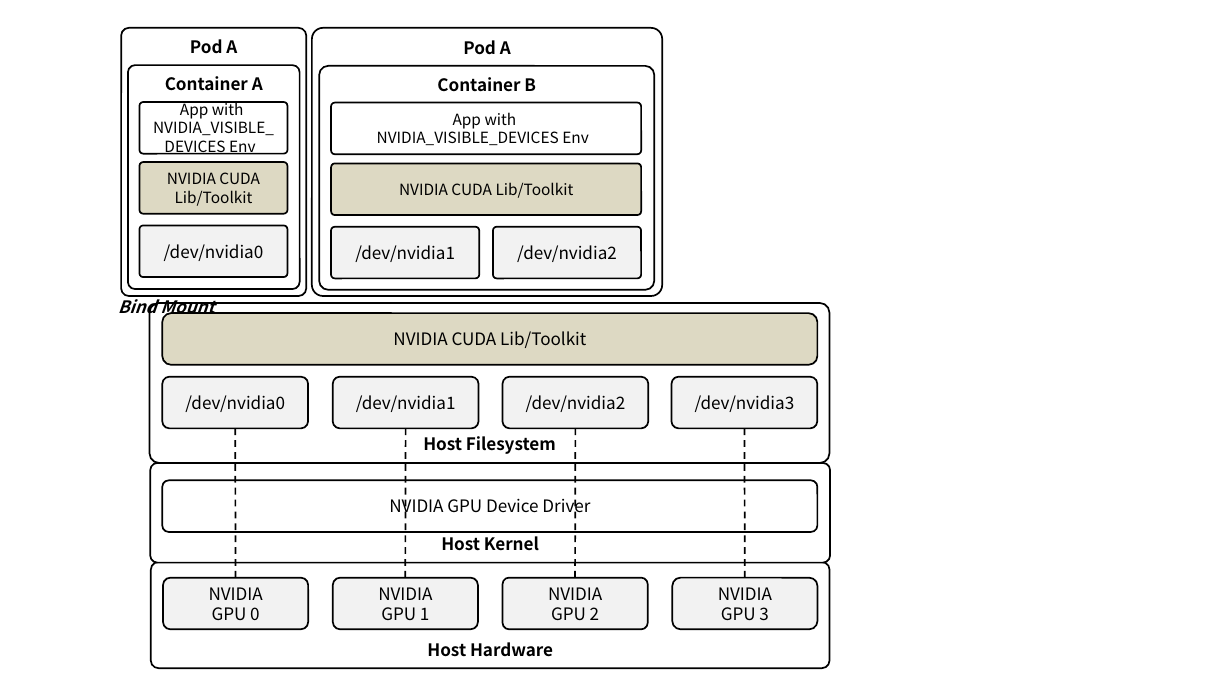
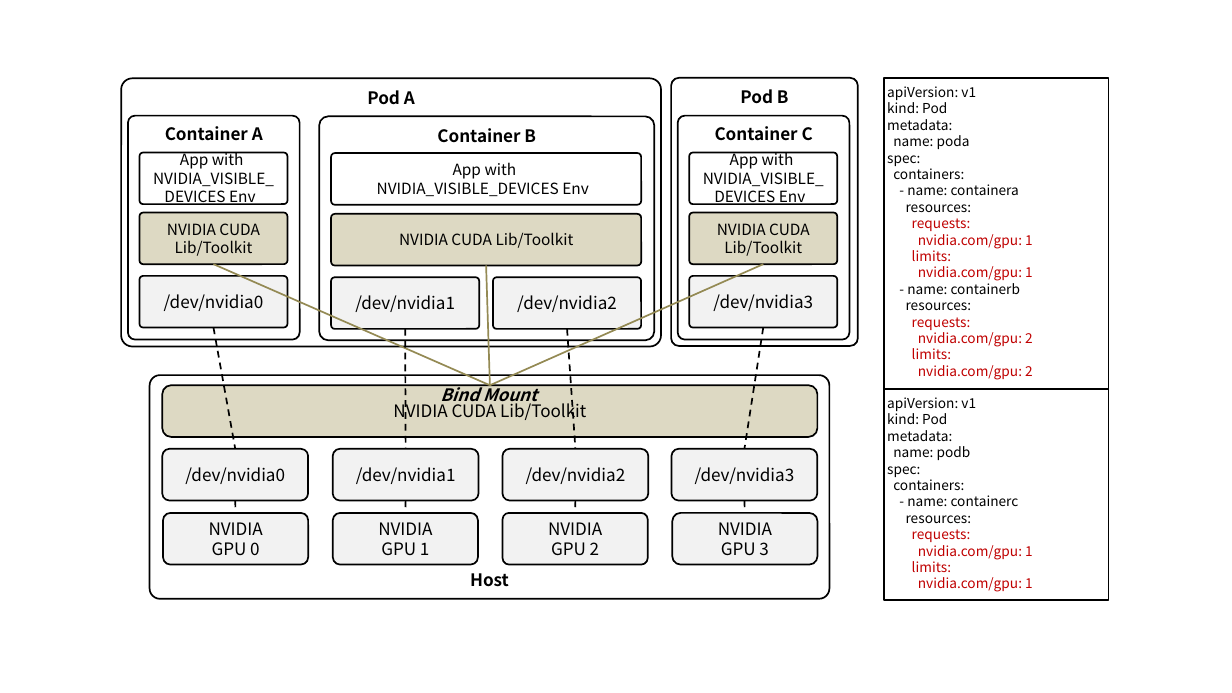
Before and after one commit to ssup2/blog-software, a slide deck: slide 1 of content/docs/theory-analysis/kubernetes-nvidia-device-plugin/images/images.pptx (slide 4 before the commit). Drawn at 1232x693 pixels with LibreOffice and Linux fonts; fonts in the diff are those of the drawing. Boxes give left, top, right and bottom in pixels: in the first picture for what was removed or moved away, otherwise in the second. Text is boxed around its words. In the diff, an @@ line names an element or a change of style, - is before the commit and + after.

Commit message:
update

```diff
--- a/content/docs/theory-analysis/kubernetes-nvidia-device-plugin/images/images.pptx
+++ b/content/docs/theory-analysis/kubernetes-nvidia-device-plugin/images/images.pptx
@@ rounded rectangle removed at (121, 28, 306, 297) @@
-Pod A
@@ rounded rectangle "Pod A": place and size @@
-rounded rectangle "Pod A" at (312, 28, 662, 297)
+rounded rectangle "Pod A" at (121, 79, 660, 347)
@@ rounded rectangle added at (671, 78, 859, 346), fill #FFFFFF, outline #000000 1 pt, 10 pt, text #000000, bold @@
+Pod B
@@ rectangle added at (885, 78, 1109, 388), fill #FFFFFF, outline #000000 1 pt, 8 pt, text #000000 @@
+apiVersion: v1
+kind: Pod
+metadata:
+name: poda
+spec:
+containers:
+- name: containera
+resources:
+requests:
+nvidia.com/gpu: 1
+limits:
+nvidia.com/gpu: 1
+- name: containerb
+resources:
+requests:
+nvidia.com/gpu: 2
+limits:
+nvidia.com/gpu: 2
@@ rounded rectangle added at (678, 116, 849, 340), fill #FFFFFF, outline #000000 1 pt, 10 pt, text #000000, bold @@
+Container C
@@ 9 rounded rectangles: place and size @@
-9 rounded rectangles at (128, 65, 654, 290)
+9 rounded rectangles at (128, 116, 654, 340)
@@ rounded rectangle added at (689, 153, 837, 205), fill #FFFFFF, outline #000000 1 pt, 9 pt, text #000000 @@
+App with
+NVIDIA_VISIBLE_
+DEVICES Env
@@ rounded rectangle added at (689, 213, 837, 265), fill #DDD9C3, outline #000000 1 pt, 9 pt, text #000000 @@
+NVIDIA CUDA Lib/Toolkit
@@ line added from (213, 264) to (490, 386), #948A54 1 pt @@
@@ line added from (487, 266) to (490, 386), #948A54 1 pt @@
@@ line added from (764, 264) to (490, 386), #948A54 1 pt @@
@@ rounded rectangle added at (689, 276, 837, 328), fill #F2F2F2, outline #000000 1 pt, 10 pt, text #000000 @@
+/dev/nvidia3
@@ line added from (213, 328) to (235, 448), #000000 1 pt dashed @@
@@ line added from (405, 329) to (405, 448), #000000 1 pt dashed @@
@@ line added from (567, 329) to (575, 448), #000000 1 pt dashed @@
@@ line added from (764, 328) to (744, 448), #000000 1 pt dashed @@
@@ rounded rectangle "Host": place and size @@
-rounded rectangle "Host" at (149, 303, 829, 463)
+rounded rectangle "Host" at (149, 376, 829, 600)
@@ rounded rectangle "Host" at (149, 376, 829, 600): proportions changed @@
@@ rounded rectangle "NVIDIA CUDA Lib/Toolkit": place and size @@
-rounded rectangle "NVIDIA CUDA Lib/Toolkit" at (163, 313, 818, 365)
+rounded rectangle "NVIDIA CUDA Lib/Toolkit" at (163, 386, 818, 437)
@@ text "Bind Mount": place and size @@
-text "Bind Mount" at (118, 295, 214, 319)
+text "Bind Mount" at (440, 382, 537, 406)
@@ rectangle added at (885, 389, 1109, 601), fill #FFFFFF, outline #000000 1 pt, 8 pt, text #000000 @@
+apiVersion: v1
+kind: Pod
+metadata:
+name: podb
+spec:
+containers:
+- name: containerc
+resources:
+requests:
+nvidia.com/gpu: 1
+limits:
+nvidia.com/gpu: 1
@@ 4 rounded rectangles: place and size @@
-4 rounded rectangles at (163, 377, 817, 429)
+4 rounded rectangles at (163, 448, 817, 500)
@@ rounded rectangle removed at (150, 463, 830, 563) @@
-Host Kernel
@@ rounded rectangle removed at (163, 480, 818, 532) @@
-NVIDIA GPU Device Driver
@@ line moved from (235, 429) - (235, 578) to (235, 500) - (235, 513) @@
@@ line moved from (405, 429) - (405, 578) to (405, 500) - (405, 513) @@
@@ line moved from (575, 429) - (575, 578) to (575, 500) - (575, 513) @@
@@ line moved from (744, 429) - (745, 578) to (744, 500) - (745, 513) @@
@@ 4 rounded rectangles: place and size @@
-4 rounded rectangles at (163, 578, 818, 630)
+4 rounded rectangles at (163, 513, 818, 564)
@@ rounded rectangle removed at (150, 562, 829, 668) @@
-Host Hardware
@@ text in rounded rectangle at (470, 573, 509, 587): text changed @@
-Host Filesystem
+Host
```
Also in this commit, not shown: 4 slides added.
